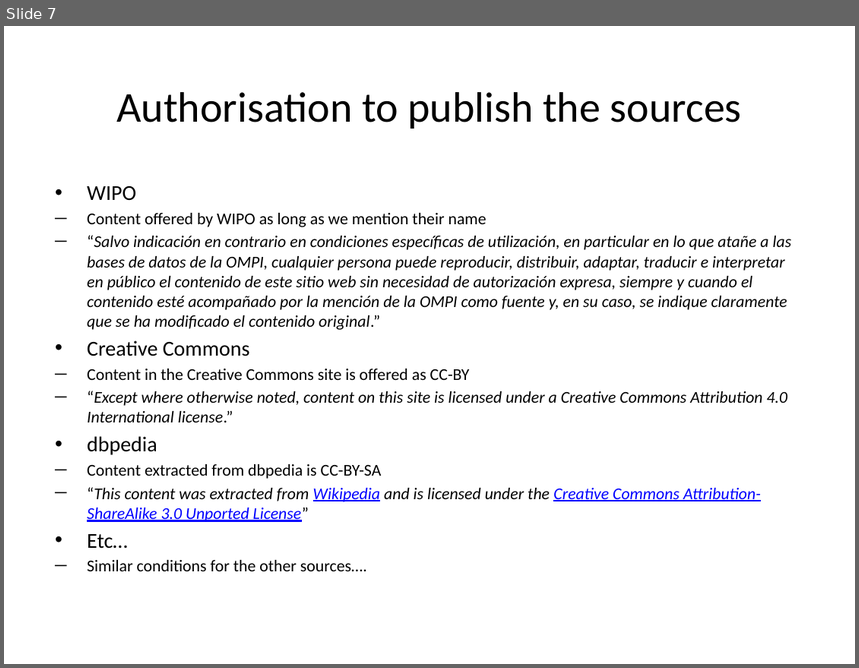
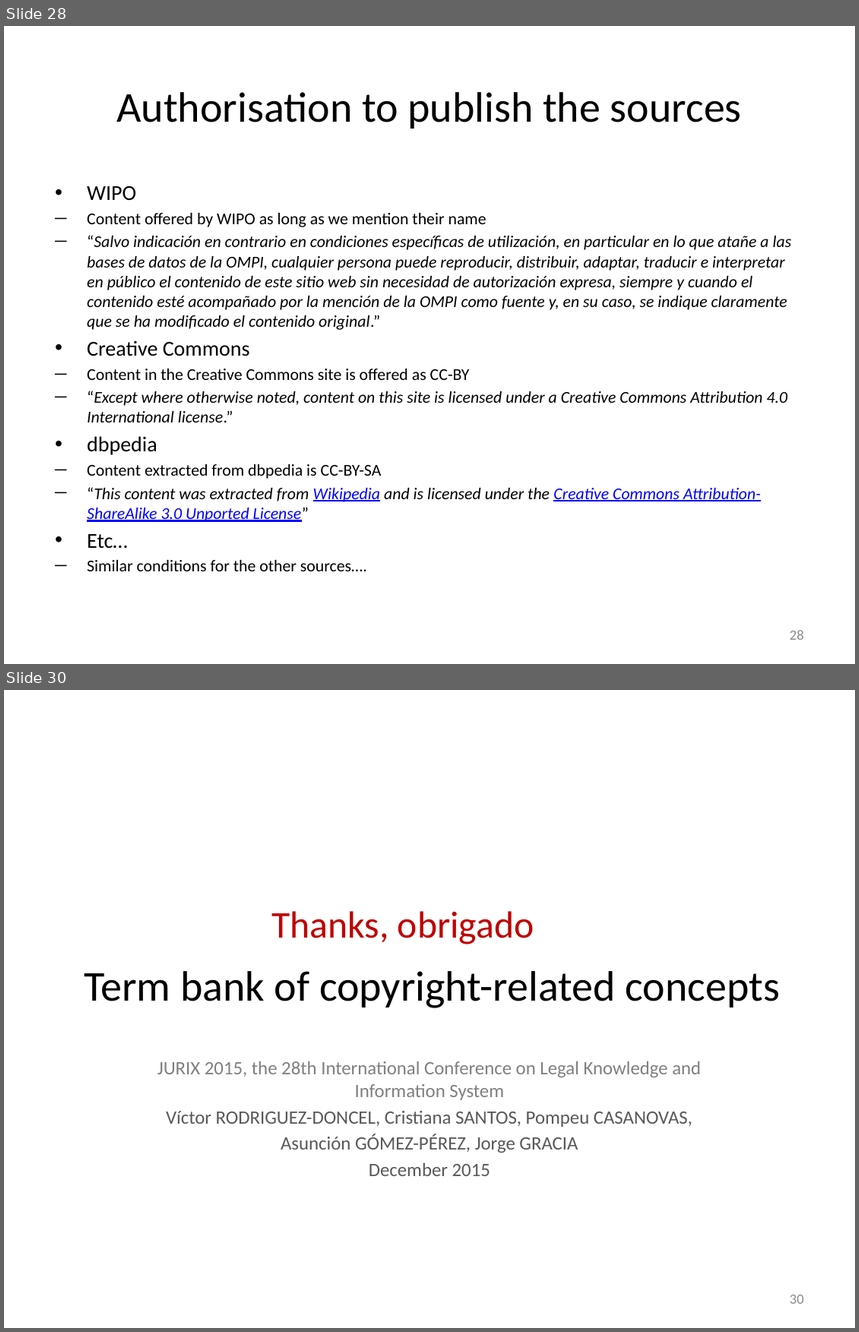
Before and after one commit to liderproject/tbx2rdfservice, a slide deck: slides.pptx. Shown one above the other, each under a label of ours: slide 7 before the commit, slides 28 and 30 after it; the slides between them are not shown. The pictures are 859x668 and 859x1332 pixels, drawn with LibreOffice and Linux fonts; fonts in the diff are those of the drawing. Boxes give left, top, right and bottom in pixels: in the first picture for what was removed or moved away, otherwise in the second. Text is boxed around its words. In the diff, an @@ line names an element or a change of style, - is before the commit and + after.

```diff
--- a/slides.pptx
+++ b/slides.pptx
@@ slide 30 added at (4,690,855,1328), background #FFFFFF @@
@@ text added at (272,911,534,945), 32 pt, text #C00000 @@
+Thanks, obrigado
@@ title added at (84,971,780,1008), 36 pt, text #000000 @@
+Term bank of copyright-related concepts
@@ subtitle added at (158,1062,701,1176), 16 pt, text #595959 @@
+JURIX 2015, the 28th International Conference on Legal Knowledge and Information System
+Víctor RODRIGUEZ-DONCEL, Cristiana SANTOS, Pompeu CASANOVAS,
+Asunción GÓMEZ-PÉREZ, Jorge GRACIA
+December 2015
@@ page number added at (790,1295,804,1304), 12 pt, text #8C8C8C @@
+30
@@ what was slide 7 is now slide 28 @@
@@ slide 28 changed as well @@
@@ page number added at (790,630,804,640), 12 pt, text #8C8C8C @@
+28
```
Also in this commit, not shown: 5 other slides changed, 23 other slides added, 2 slides removed, 3 other files.
